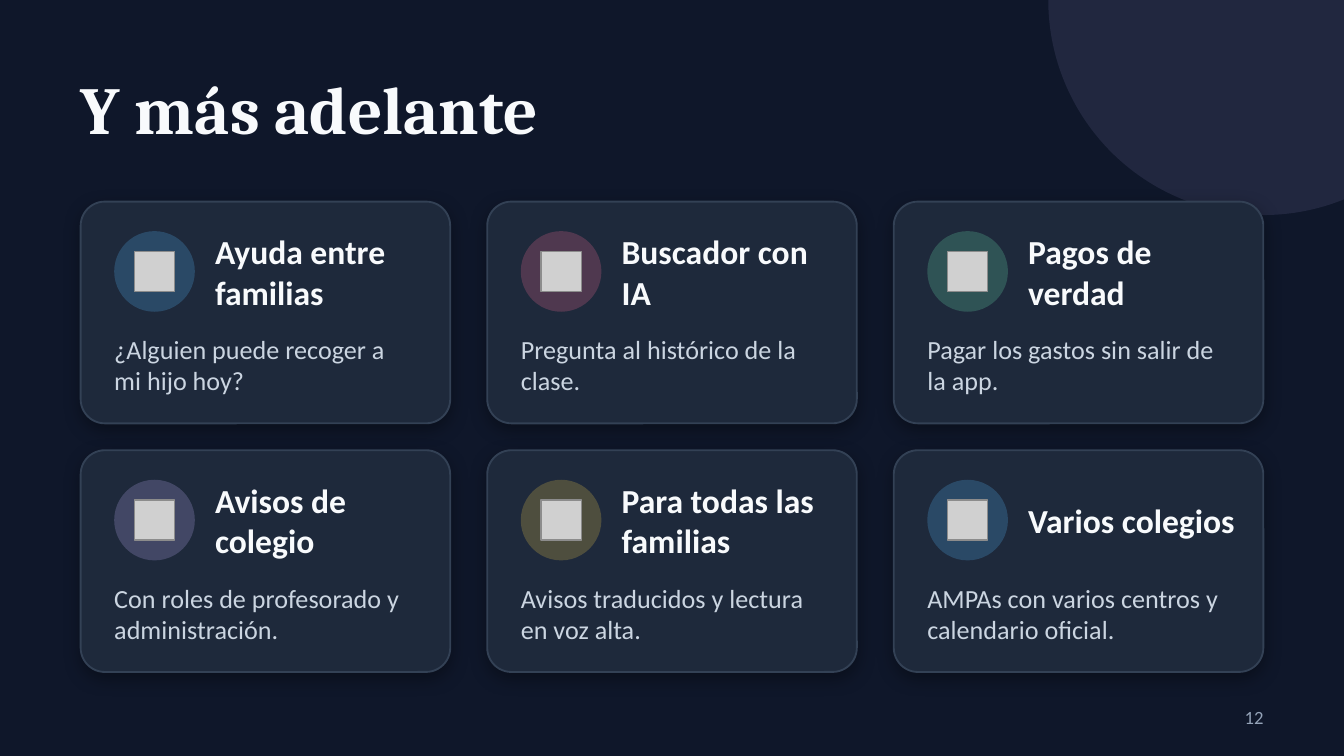
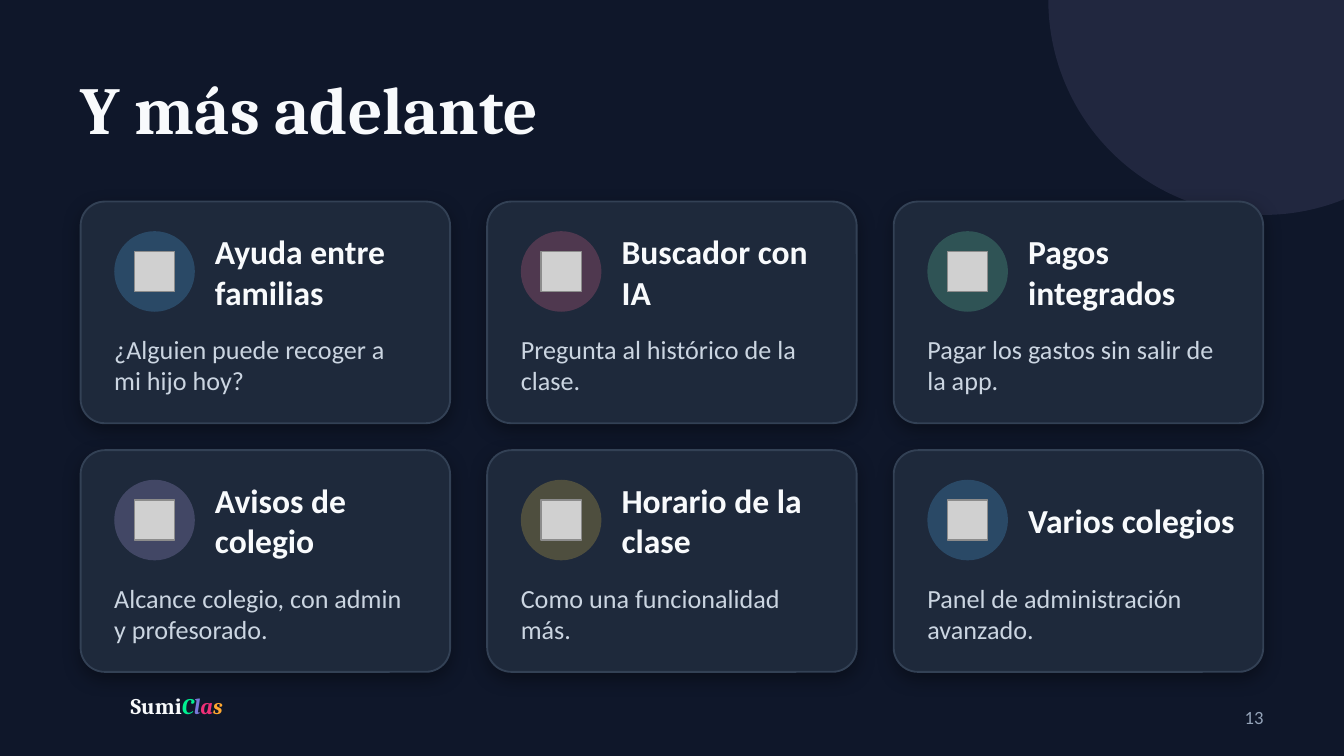
Before and after one commit to An4Fdez/SumiClas, a slide deck: slide 13 of docs/presentacion/SumiClas-presentacion.pptx (slide 12 before the commit). Drawn at 1344x756 pixels with LibreOffice and Linux fonts; fonts in the diff are those of the drawing; grey boxes stand for pictures; background and template pictures are left out. Boxes give left, top, right and bottom in pixels: in the first picture for what was removed or moved away, otherwise in the second. Text is boxed around its words. In the diff, an @@ line names an element or a change of style, - is before the commit and + after.

Commit message:
Presentacion actualizada: logo nuevo y su nombre con las letras de colores, funcionalidades hechas al dia (reclamaciones de objetos perdidos, perfil, edicion por el autor), tecnologia y arquitectura actuales, lo que viene separado de lo hecho y capturas nuevas del panel, avisos, calendario y deberes con el logo actual

```diff
--- a/docs/presentacion/SumiClas-presentacion.pptx
+++ b/docs/presentacion/SumiClas-presentacion.pptx
@@ text at [1028,242,1175,311]: text changed @@
-Pagos de verdad
+Pagos integrados
@@ text at [622,489,802,554]: text changed @@
-Para todas las familias
+Horario de la clase
@@ text at [114,590,401,643]: text changed @@
-Con roles de profesorado y administración.
+Alcance colegio, con admin y profesorado.
@@ text at [521,590,780,639]: text changed @@
-Avisos traducidos y lectura en voz alta.
+Como una funcionalidad más.
@@ text at [927,590,1181,639]: text changed @@
-AMPAs con varios centros y calendario oficial.
+Panel de administración avanzado.
@@ text added at [131,698,223,715], 12 pt, text #F8FAFC, bold @@
+SumiClas
@@ page number at [1245,712,1264,724]: text changed @@
-12
+13
```
Also in this commit, not shown: 12 other slides changed, 1 slide added.
